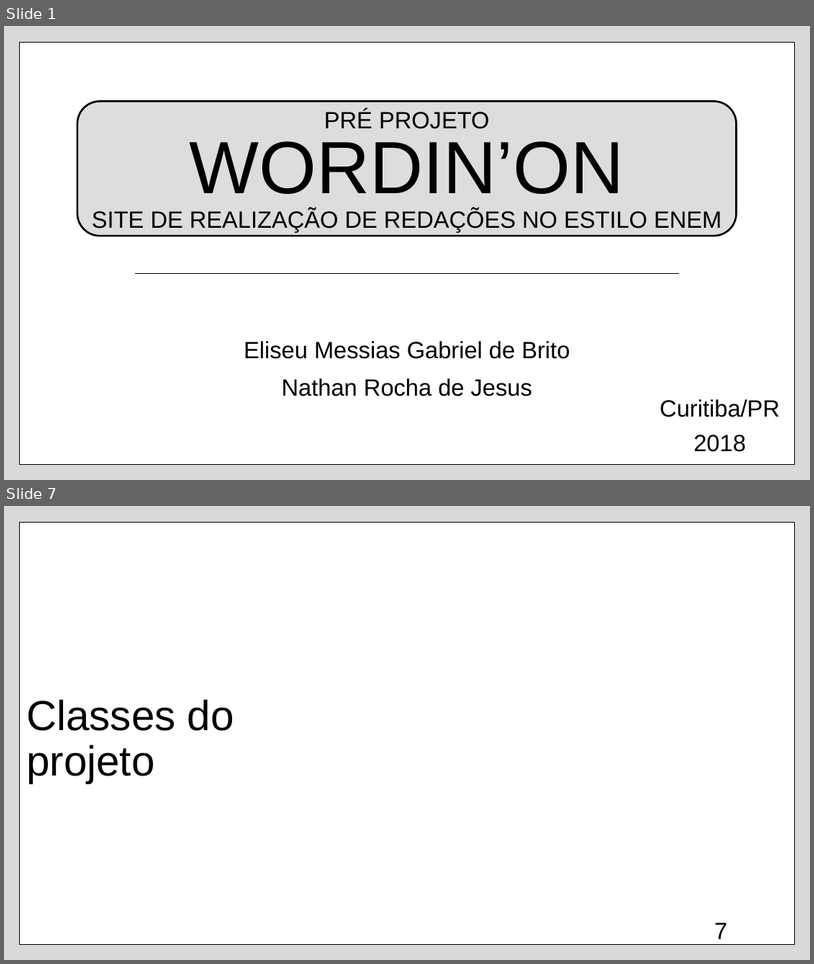
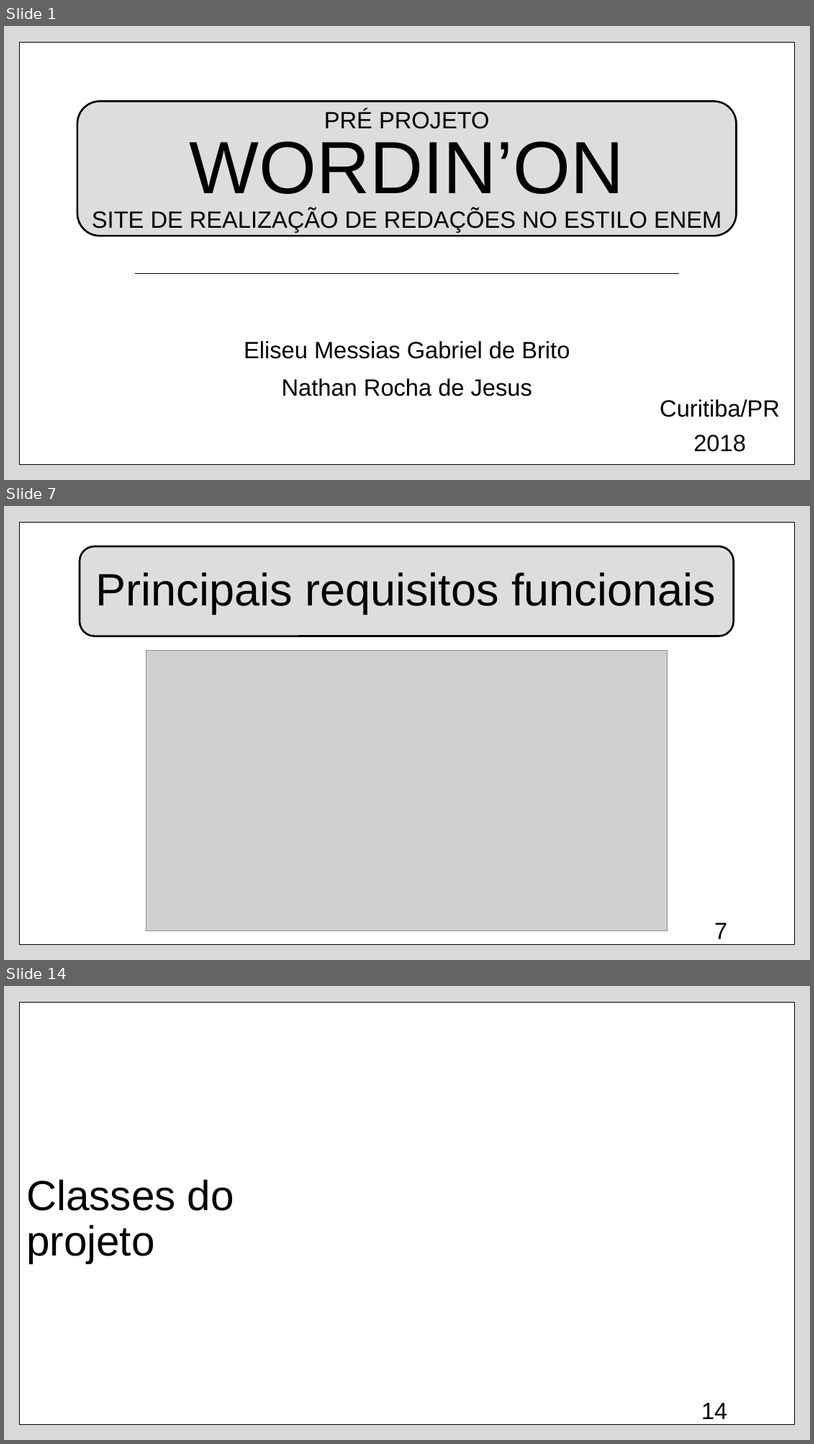
Before and after one commit to n4th4nrjesus/WordinOn, a slide deck: Apresentação Wordin'On.pptx. Shown one above the other, each under a label of ours: slides 1 and 7 before the commit, slides 1, 7 and 14 after it; the slides between them are not shown. The pictures are 814x964 and 814x1444 pixels, drawn with LibreOffice and Linux fonts; fonts in the diff are those of the drawing; grey boxes stand for pictures; background and template pictures are left out. Boxes give left, top, right and bottom in pixels: in the first picture for what was removed or moved away, otherwise in the second. Text is boxed around its words. In the diff, an @@ line names an element or a change of style, - is before the commit and + after.

```diff
--- a/Apresentação Wordin'On.pptx
+++ b/Apresentação Wordin'On.pptx
@@ slide 7 added at (4,506,810,960), background #DADADA; not listed: 1 template element that a slide beside it also shows @@
@@ rounded rectangle added at (80,546,734,636), fill #DDDDDD, outline #000000 2.25 pt @@
@@ title added at (96,572,716,614), 54 pt, text #000000 @@
+Principais requisitos funcionais
@@ picture added at (146,651,669,931) @@
@@ page number added at (715,922,728,939), 28 pt, text #000000 @@
+7
@@ what was slide 7 is now slide 14 @@
@@ page number at (702,1402,728,1419): text changed @@
-7
+14
```
Also in this commit, not shown: 6 slides changed, 7 other slides added.
